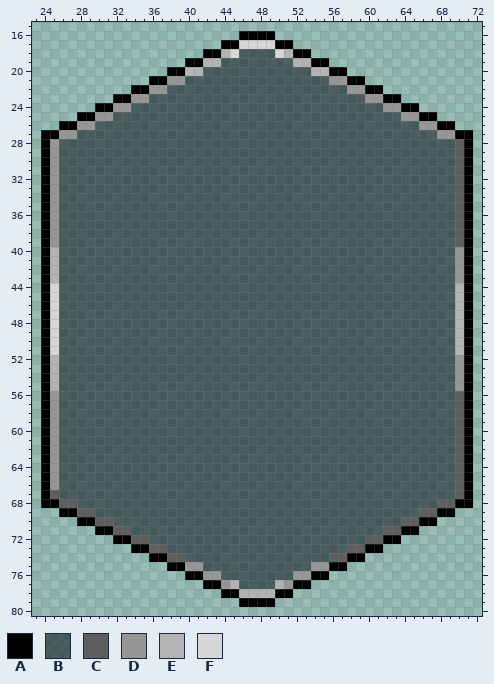
File history of a pixel-art file, packages/client/src/assets/ui{m}/artifact-empty.aseprite. The first picture shows the starting point.
96x96 pixels, 1 frame. Shown: x 23..72, y 15..80.
Palette (. is transparent): A #000000  B #090d188a  C #5e5e5e  D #969696  E #b3b3b3  F #d6d6d6
After:
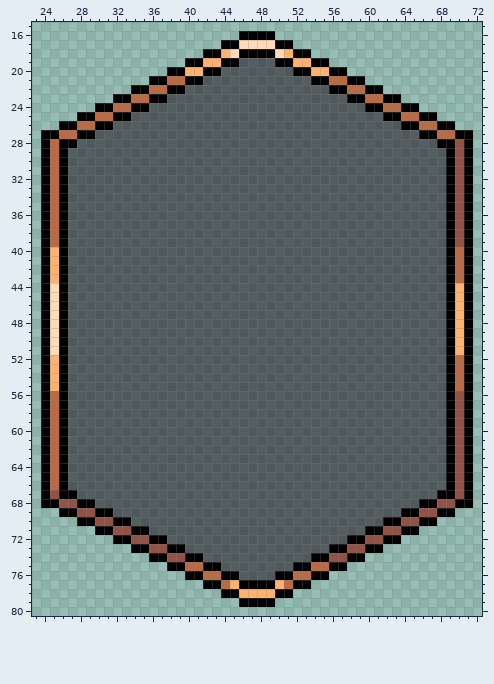
Edits made:
colour B: #090d188a -> #261a2697
colour C: #5e5e5e -> #925246
colour D: #969696 -> #b96b45
colour E: #b3b3b3 -> #ffb270
colour F: #d6d6d6 -> #ffd9b8
y 18: x 46..49 BBBB -> AAAA
y 19: x 44..45 BB -> AA; x 50..51 BB -> AA
y 20: x 42..43 BB -> AA; x 52..53 BB -> AA
y 21: x 40..41 BB -> AA; x 54..55 BB -> AA
y 22: x 38..39 BB -> AA; x 56..57 BB -> AA
y 23: x 36..37 BB -> AA; x 58..59 BB -> AA
y 24: x 34..35 BB -> AA; x 60..61 BB -> AA
y 25: x 32..33 BB -> AA; x 62..63 BB -> AA
y 26: x 30..31 BB -> AA; x 64..65 BB -> AA
y 27: x 28..29 BB -> AA; x 66..67 BB -> AA
y 28: x 26..27 BB -> AA; x 68..69 BB -> AA
y 29..66: x 26 B -> A; x 69 B -> A
y 67: x 26..27 BB -> AA; x 68..69 BB -> AA
y 68: x 28..29 BB -> AA; x 66..67 BB -> AA
y 69: x 30..31 BB -> AA; x 64..65 BB -> AA
y 70: x 32..33 BB -> AA; x 62..63 BB -> AA
y 71: x 34..35 BB -> AA; x 60..61 BB -> AA
y 72: x 36..37 BB -> AA; x 58..59 BB -> AA
y 73: x 38..39 BB -> AA; x 56..57 BB -> AA
y 74: x 40..41 BB -> AA; x 54..55 BB -> AA
y 75: x 42..43 BB -> AA; x 52..53 BB -> AA
y 76: x 44..45 BB -> AA; x 50..51 BB -> AA
y 77: x 46..49 BBBB -> AAAA
Pixel boxes of the changes (left, top, right, bottom) in both pictures:
changed: (50, 40, 464, 598)
